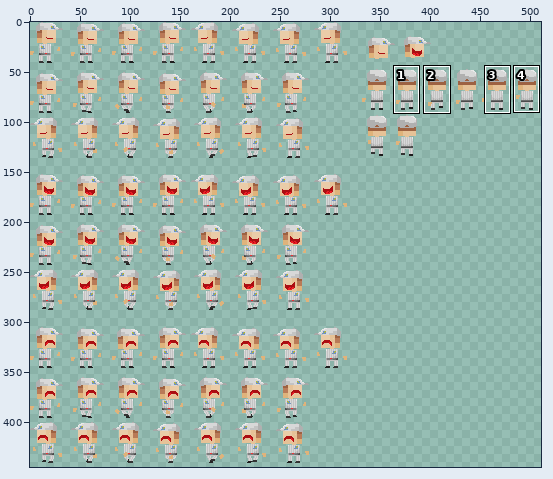
Two states of a sprite sheet, SDL8_Handout/Game/rtype/Sprites.png. The picture above shows the old version from afar; the outline marks the close-up.
Close-up. First the earlier version:
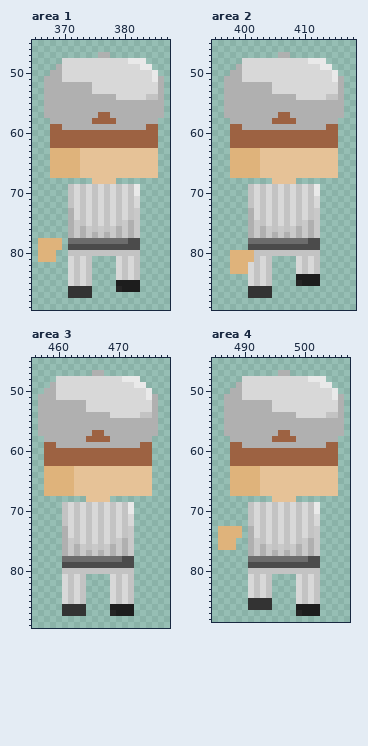
The file is 512x512 pixels. Colours within 5 levels of each other are drawn and written as one. Shown: area 1: x 365..387, y 45..89; area 2: x 395..418, y 45..89; area 3: x 456..478, y 45..89; area 4: x 485..507, y 45..88. The wide view leaves out empty margins. The commit also changed other parts of the picture, which this record leaves out.
And afterwards:
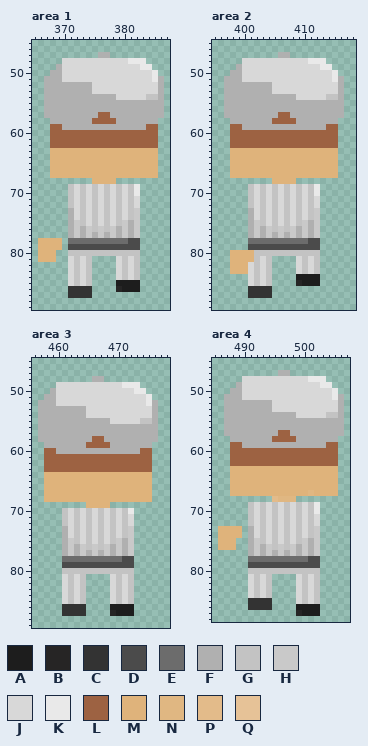
Palette (. is transparent): A #1d1d1d  B #262525  C #333333  D #4b4b4b  E #6c6c6c  F #b0b0b0  G #c3c3c3  H #c9c9c9  J #d8d8d8  K #e9e9e9  L #9d6242  M #dfb37b  N #e0b782  P #e3bb8a  Q #e6c297
Changes in this commit:
Area 1:
y 63..67: x 373..385 QQQQQQQQQQQQQ -> MMMMMMMMMMMMM
y 68: x 375..378 QQQQ -> MMMM
Area 2:
y 63..67: x 403..415 QQQQQQQQQQQQQ -> MMMMMMMMMMMMM
y 68: x 405..408 QQQQ -> MMMM
Area 3:
y 47: x 466..467 FF -> ..
y 48: x 460..473 JJJJJJJJJJJKKK -> ......FF......
y 49: x 459 F -> .; x 471..472 JJ -> KK; x 474 K -> .
y 50: x 458 F -> .; x 473..475 JJK -> KK.
y 51: x 457 F -> .; x 476 F -> .
y 52: x 460..464 FFFFF -> JJJJJ; x 475 J -> K
y 54: x 465..468 FFFF -> JJJJ; x 474..475 GG -> JJ
y 55: x 469..475 FFFFFFF -> JJJJJGG
y 57: x 466..467 LL -> FF
y 58: x 457 . -> F; x 465 L -> F; x 468 L -> F; x 476 . -> F
y 59: x 458..459 LL -> FF; x 465..468 FFFF -> LLLL; x 474..475 LL -> FF
y 60: x 460..473 LLLLLLLLLLLLLL -> FFFFFFFFFFFFFF
y 63: x 458..475 MMMMMQQQQQQQQQQQQQ -> LLLLLLLLLLLLLLLLLL
y 64..67: x 463..475 QQQQQQQQQQQQQ -> MMMMMMMMMMMMM
y 68: x 458..475 .......QQQQ....... -> MMMMMMMMMMMMMMMMMM
y 69: x 461..472 GJGJGJGJGJGK -> ....MMMM....
Area 4:
y 63..66: x 493..505 QQQQQQQQQQQQQ -> MMMMMMMMMMMMM
y 67: x 493..505 QQQQQQQQQQQQQ -> MMMMMMMMNMMMM
y 68: x 495..498 QQQQ -> PNNN
Changed places in both close-ups, as pixel boxes (x1, y1, x2, y2):
changed: (80, 148, 158, 184)
changed: (260, 148, 338, 184)
changed: (38, 370, 158, 508)
changed: (260, 466, 338, 502)
